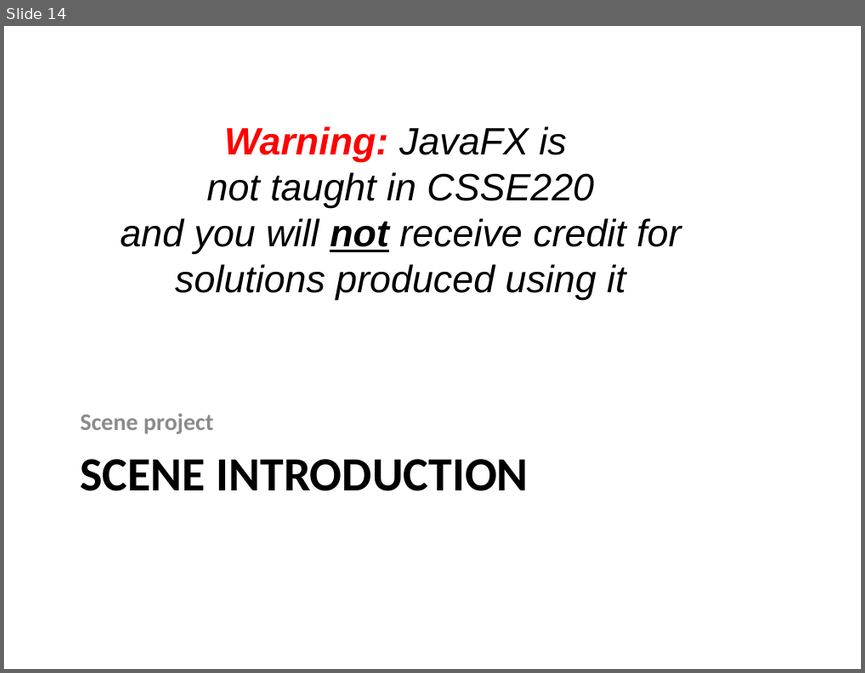
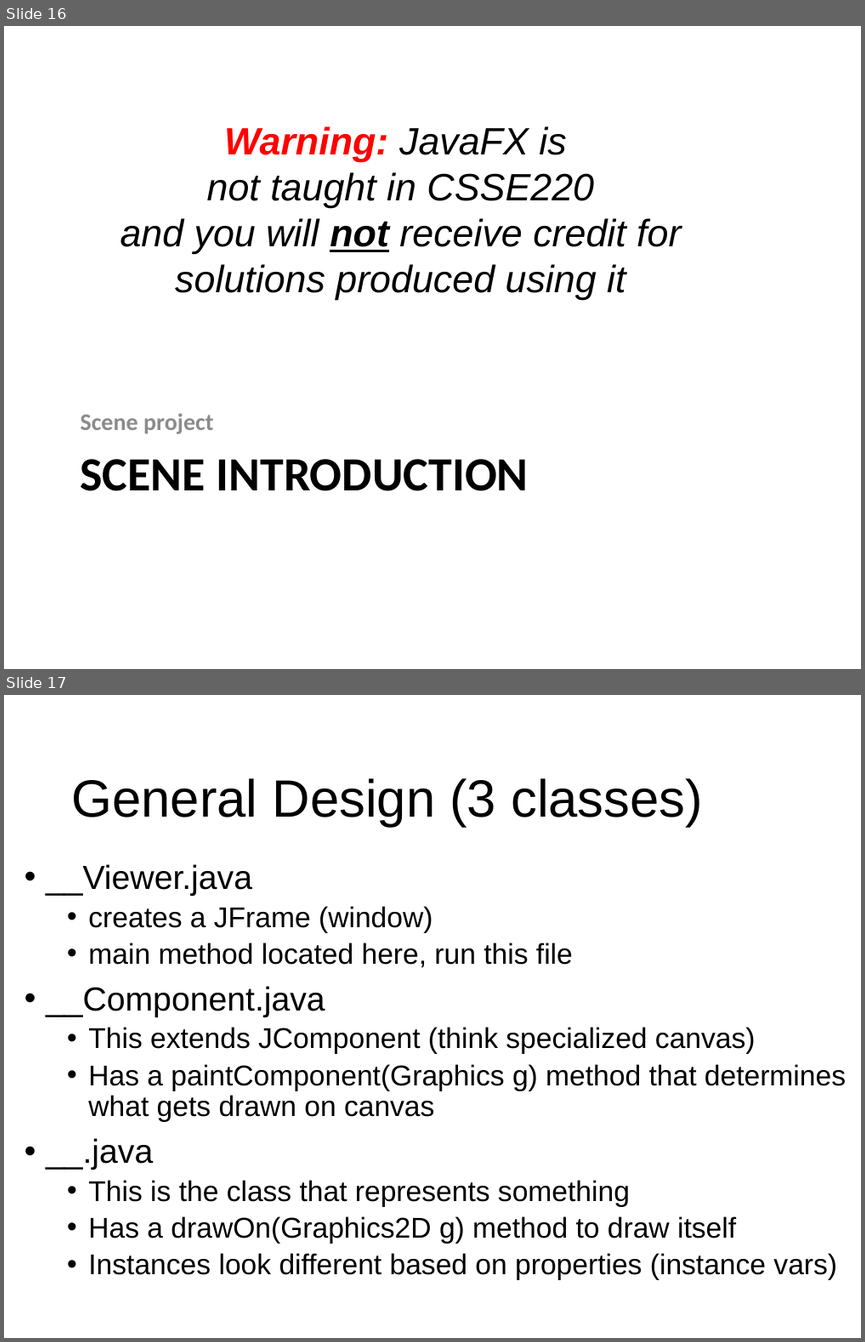
Before and after one commit to RHIT-CSSE/csse220, a slide deck: ClassMaterials/IntroToGraphics/Slides/Graphics.pptx. Shown one above the other, each under a label of ours: slide 14 before the commit, slides 16 and 17 after it. The pictures are 865x673 and 865x1342 pixels, drawn with LibreOffice and Linux fonts; fonts in the diff are those of the drawing. Boxes give left, top, right and bottom in pixels: in the first picture for what was removed or moved away, otherwise in the second. Text is boxed around its words. In the diff, an @@ line names an element or a change of style, - is before the commit and + after.

```diff
--- a/ClassMaterials/IntroToGraphics/Slides/Graphics.pptx
+++ b/ClassMaterials/IntroToGraphics/Slides/Graphics.pptx
@@ slide 17 added at (4, 695, 861, 1338), background #FFFFFF @@
@@ title added at (72, 778, 703, 827), 44 pt, text #000000 @@
+General Design (3 classes)
@@ subtitle added at (46, 864, 846, 1280), 24 pt, text #000000 @@
+• __Viewer.java
+  • creates a JFrame (window)
+  • main method located here, run this file
+• __Component.java
+  • This extends JComponent (think specialized canvas)
+  • Has a paintComponent(Graphics g) method that determines what gets drawn on canvas
+• __.java
+  • This is the class that represents something
+  • Has a drawOn(Graphics2D g) method to draw itself
+  • Instances look different based on properties (instance vars)
@@ what was slide 14 is now slide 16 @@
```
Also in this commit, not shown: 2 slides changed, 3 other slides added, 1 slide removed, 1 other file.
